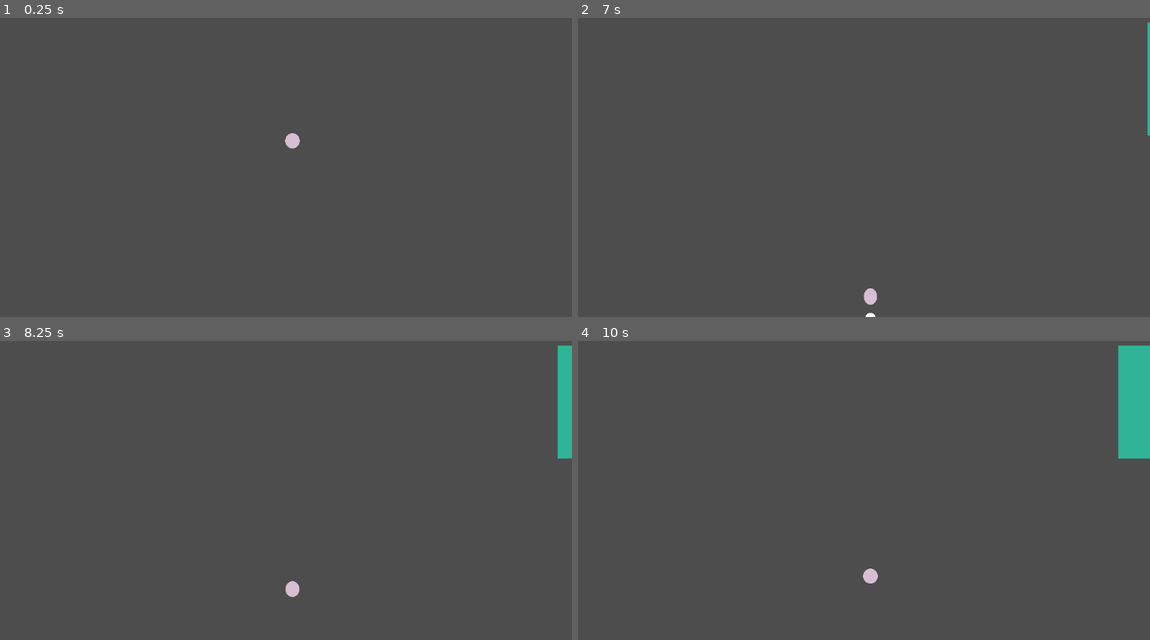
Above: before the commit, frames 1-4 (two rows, left to right).
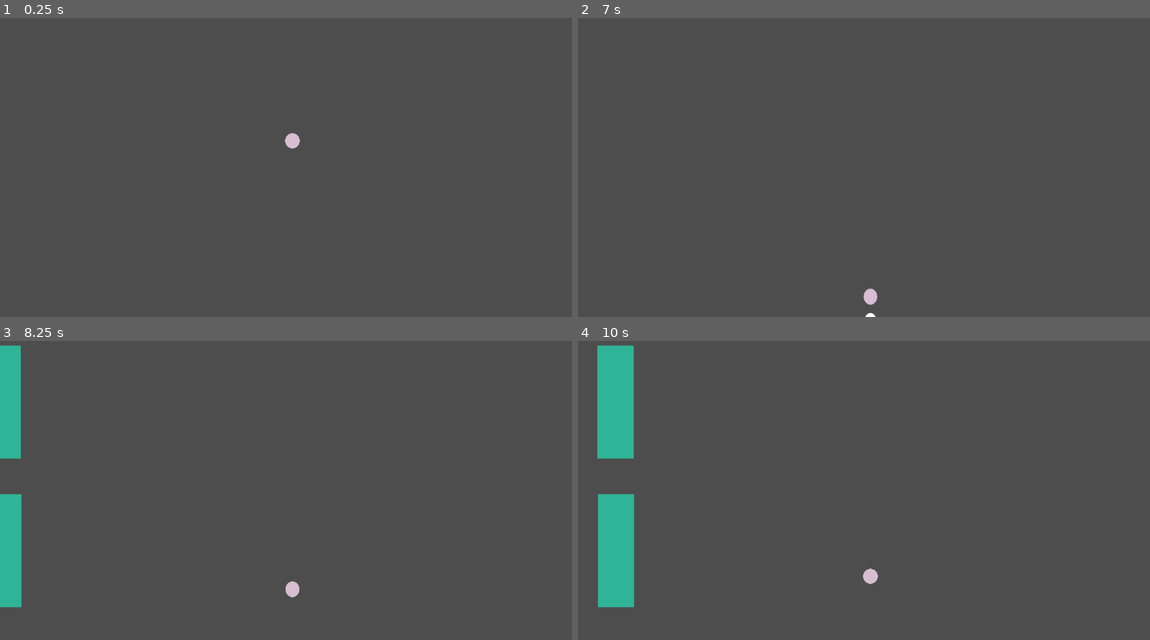
Above: after the commit, the same moments.

Repository: JeppeLindberg/bouncy_ball
Game: Godot game, scene res://scenes/main.tscn
The game is run twice, just before and just after one commit, with the same random seed, the same clock (stepped at 60 frames per second) and the same inputs.
Inputs (mouse positions are in pixels of both pictures, inside the frame that each line leads up to):
- Up to frame 1 (0.25 s): no input
- Up to frame 2 (7 s): tap Enter at 0.5, 2 s; move the mouse to (989, 140) at 0.52 s; click (989, 140) at 0.67 s; tap Space at 1.25 s; move the mouse to (749, 173) at 1.27 s; click (749, 173) at 1.42 s; move the mouse to (921, 86) at 2.02 s; click (921, 86) at 2.17 s; move the mouse to (835, 221) at 2.77 s; click (835, 221) at 2.92 s; move the mouse to (1035, 203) at 3.52 s; click (1035, 203) at 3.67 s; move the mouse to (692, 107) at 4.27 s; click (692, 107) at 4.42 s; move the mouse to (892, 155) at 5.02 s; click (892, 155) at 5.17 s; move the mouse to (778, 74) at 5.77 s; click (778, 74) at 5.92 s; move the mouse to (989, 140) at 6.52 s; click (989, 140) at 6.67 s
- Up to frame 3 (8.25 s): move the mouse to (171, 496) at 7.27 s; click (171, 496) at 7.42 s; move the mouse to (343, 409) at 8.02 s; click (343, 409) at 8.17 s
- Up to frame 4 (10 s): move the mouse to (835, 544) at 8.77 s; click (835, 544) at 8.92 s; move the mouse to (1035, 526) at 9.52 s; click (1035, 526) at 9.67 s

The runs differ from the first frame. In frame 2, 0.2% of the frame differs, in the area x 49-100%, y 1-100%; in frame 3, 3.8%; in frame 4, 7.0%, in the area x 3-100%, y 1-89%.

Commit message:
progress

Diff:
--- a/prefabs/breakable_rectangle.tscn
+++ b/prefabs/breakable_rectangle.tscn
@@ -9,7 +9,7 @@
 
 [node name="rectangle" type="RigidBody2D"]
 collision_mask = 2
-mass = 5.0
+mass = 50.0
 gravity_scale = 0.0
 linear_damp = 10.0
 angular_damp = 10.0
--- /dev/null
+++ b/prefabs/breakable_rectangle_2.tscn
@@ -0,0 +1,29 @@
+[gd_scene load_steps=5 format=3 uid="uid://c0ddydalrmuvq"]
+
+[ext_resource type="Script" uid="uid://du5jdqkewpmlo" path="res://scripts/breakable.gd" id="1_gq0fj"]
+[ext_resource type="Texture2D" uid="uid://cmrartl8ltw52" path="res://sprites/white.png" id="2_nd8y4"]
+[ext_resource type="Script" uid="uid://c2y0epieih5" path="res://scripts/breakable_rectangle_behaviour.gd" id="3_acfsh"]
+
+[sub_resource type="RectangleShape2D" id="RectangleShape2D_tipki"]
+size = Vector2(73, 229)
+
+[node name="rectangle" type="RigidBody2D"]
+collision_mask = 2
+mass = 50.0
+gravity_scale = 0.0
+linear_damp = 10.0
+angular_damp = 10.0
+script = ExtResource("1_gq0fj")
+
+[node name="shape" type="CollisionShape2D" parent="."]
+shape = SubResource("RectangleShape2D_tipki")
+
+[node name="sprite" type="Sprite2D" parent="."]
+self_modulate = Color(0.184949, 0.707913, 0.59035, 1)
+scale = Vector2(0.727097, 2.28531)
+texture = ExtResource("2_nd8y4")
+
+[node name="behaviour" type="Node2D" parent="."]
+script = ExtResource("3_acfsh")
+movement_speed_mult = 2.0
+move_direction = Vector2(1, 0)
--- a/scenes/main.tscn
+++ b/scenes/main.tscn
@@ -11,9 +11,10 @@
 [ext_resource type="PackedScene" uid="uid://df664igycri57" path="res://prefabs/breakable_rectangle.tscn" id="3_85g3d"]
 [ext_resource type="Script" uid="uid://dtan5rx25wsk8" path="res://scripts/spawner.gd" id="3_choun"]
 [ext_resource type="Script" uid="uid://bjpeqw2sg0pj3" path="res://scripts/wave_zone.gd" id="4_ya4ey"]
+[ext_resource type="PackedScene" uid="uid://c0ddydalrmuvq" path="res://prefabs/breakable_rectangle_2.tscn" id="5_eb6dy"]
 
 [sub_resource type="RectangleShape2D" id="RectangleShape2D_tefeu"]
-size = Vector2(1138, 100)
+size = Vector2(1138, 392.684)
 
 [sub_resource type="PhysicsMaterial" id="PhysicsMaterial_tbgi4"]
 friction = 0.0
@@ -36,6 +37,7 @@
 collision_mask = 2
 
 [node name="shape" type="CollisionShape2D" parent="camera/arena/wall"]
+position = Vector2(7.96454, -146.729)
 shape = SubResource("RectangleShape2D_tefeu")
 
 [node name="sprite" type="Sprite2D" parent="camera/arena/wall"]
@@ -49,6 +51,7 @@
 collision_mask = 2
 
 [node name="shape" type="CollisionShape2D" parent="camera/arena/wall2"]
+position = Vector2(0, 146.729)
 shape = SubResource("RectangleShape2D_tefeu")
 
 [node name="sprite" type="Sprite2D" parent="camera/arena/wall2"]
@@ -63,6 +66,7 @@
 collision_mask = 2
 
 [node name="shape" type="CollisionShape2D" parent="camera/arena/wall3"]
+position = Vector2(-3.05176e-05, 146.342)
 shape = SubResource("RectangleShape2D_tefeu")
 
 [node name="sprite" type="Sprite2D" parent="camera/arena/wall3"]
@@ -77,6 +81,7 @@
 collision_mask = 2
 
 [node name="shape" type="CollisionShape2D" parent="camera/arena/wall4"]
+position = Vector2(2.38964, -150.516)
 shape = SubResource("RectangleShape2D_tefeu")
 
 [node name="sprite" type="Sprite2D" parent="camera/arena/wall4"]
@@ -88,6 +93,7 @@
 position = Vector2(575, 330)
 script = ExtResource("3_choun")
 rectangle_prefab = ExtResource("3_85g3d")
+rectangle_2_prefab = ExtResource("5_eb6dy")
 
 [node name="zone_1" type="Node2D" parent="spawner"]
 position = Vector2(746, 2)
@@ -97,6 +103,16 @@
 position = Vector2(-68, -158)
 
 [node name="node_2" type="Node2D" parent="spawner/zone_1"]
+position = Vector2(46, 221)
+
+[node name="zone_2" type="Node2D" parent="spawner"]
+position = Vector2(-725, 2)
+script = ExtResource("4_ya4ey")
+
+[node name="node_1" type="Node2D" parent="spawner/zone_2"]
+position = Vector2(-68, -158)
+
+[node name="node_2" type="Node2D" parent="spawner/zone_2"]
 position = Vector2(46, 221)
 
 [node name="breakables" type="Node2D" parent="."]
--- a/scripts/breakable_rectangle_behaviour.gd
+++ b/scripts/breakable_rectangle_behaviour.gd
@@ -2,8 +2,9 @@
 
 @onready var rigidbody = get_parent()
 
-var move_direction = Vector2.LEFT
+@export var movement_speed_mult = 1.0
+@export var move_direction = Vector2.LEFT
 
 
 func _physics_process(_delta: float) -> void:
-    rigidbody.apply_force(move_direction * 1000.0)
+    rigidbody.apply_force(move_direction * 10000.0 * movement_speed_mult)
--- a/scripts/library/patterns.gd
+++ b/scripts/library/patterns.gd
@@ -8,6 +8,17 @@
         'frequency': 0.3,
         'objects': [
             'rectangle'
-        ]
+        ],
+        'duration': 30.0
+    },
+    2: {
+        'zones': [
+            'zone_2'
+        ],
+        'frequency': 0.4,
+        'objects': [
+            'rectangle_2'
+        ],
+        'duration': 30.0
     }
 }
--- a/scripts/spawner.gd
+++ b/scripts/spawner.gd
@@ -1,6 +1,7 @@
 extends Node2D
 
 @export var rectangle_prefab: PackedScene
+@export var rectangle_2_prefab: PackedScene
 
 @onready var breakables = get_node('/root/main/breakables')
 
@@ -8,28 +9,37 @@
 var patterns = {}
 var name_prefab_map = {}
 
-var curr_pattern = 1
+var curr_pattern = 2
+var curr_pattern_time = 0.0
 var charge_time = 0.0
 
 func _ready() -> void:
 	patterns = _patterns.patterns
 	name_prefab_map = {
-		'rectangle': rectangle_prefab
+		'rectangle': rectangle_prefab,
+		'rectangle_2': rectangle_2_prefab,
 	}
 
 func _process(delta: float) -> void:
 	charge_time += delta
+	curr_pattern_time += delta
 
-	if curr_pattern == 1:
-		_pattern_1()
+	_spawn_pattern()
 
-func _pattern_1():
-	if charge_time > 1.0/patterns[1]['frequency']:
-		charge_time -= 1.0/patterns[1]['frequency']
+func _spawn_pattern():
+	if charge_time > 1.0/patterns[curr_pattern]['frequency']:
+		charge_time -= 1.0/patterns[curr_pattern]['frequency']
 
-		var new_node_name = patterns[1]['objects'][0]
+		var new_node_name = patterns[curr_pattern]['objects'][0]
 		var new_node = name_prefab_map[new_node_name].instantiate()
 		breakables.add_child(new_node)
 
-		var zone = get_node(patterns[1]['zones'][0])
+		var zone = get_node(patterns[curr_pattern]['zones'][0])
 		zone.set_new_node_pos(new_node)
+
+	if curr_pattern_time > patterns[curr_pattern]['duration']:
+		curr_pattern_time -= patterns[curr_pattern]['duration']
+		charge_time = 0.0
+		curr_pattern += 1
+		if curr_pattern > patterns.size():
+			curr_pattern = 1
--- a/scripts/squisher.gd
+++ b/scripts/squisher.gd
@@ -14,7 +14,7 @@
     rotation_degrees += 90.0
     pivot.rotation = -rotation
     scale.x *= 1.0 + sqrt(force)
-    scale.y = max(0.1, 1.0/scale.x)
+    scale.y = max(0.1, 2.0 - scale.x)
 
 func set_force(direction, force):
     up_direction = direction
@@ -23,15 +23,15 @@
 
     spring_destination = 1.0 + sqrt(force)
 
-func _process(_delta: float) -> void:
-    spring()
+func _process(delta: float) -> void:
+    spring(delta)
 
 
-func spring() -> void:
+func spring(delta) -> void:
     var distance_to_destination = scale.x - spring_destination
-    var loss = spring_damping * spring_velocity
+    var loss = spring_damping * spring_velocity * delta * 100.0
 
     var force = -spring_rigidness * distance_to_destination - loss
     spring_velocity += force
     scale.x += spring_velocity
-    scale.y = max(0.1, 1.0/scale.x)
+    scale.y = max(0.1, 2.0 - scale.x)
Not shown: 1 places in scenes/main.tscn that only renumber resources
Not shown, changed: things_to_touch_on.txt
